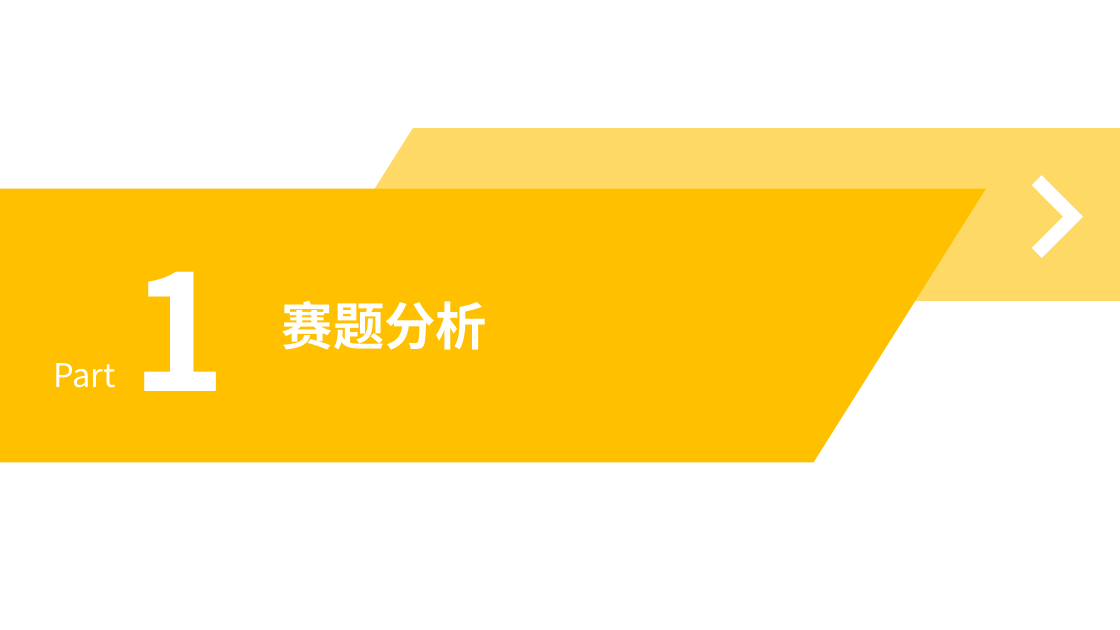
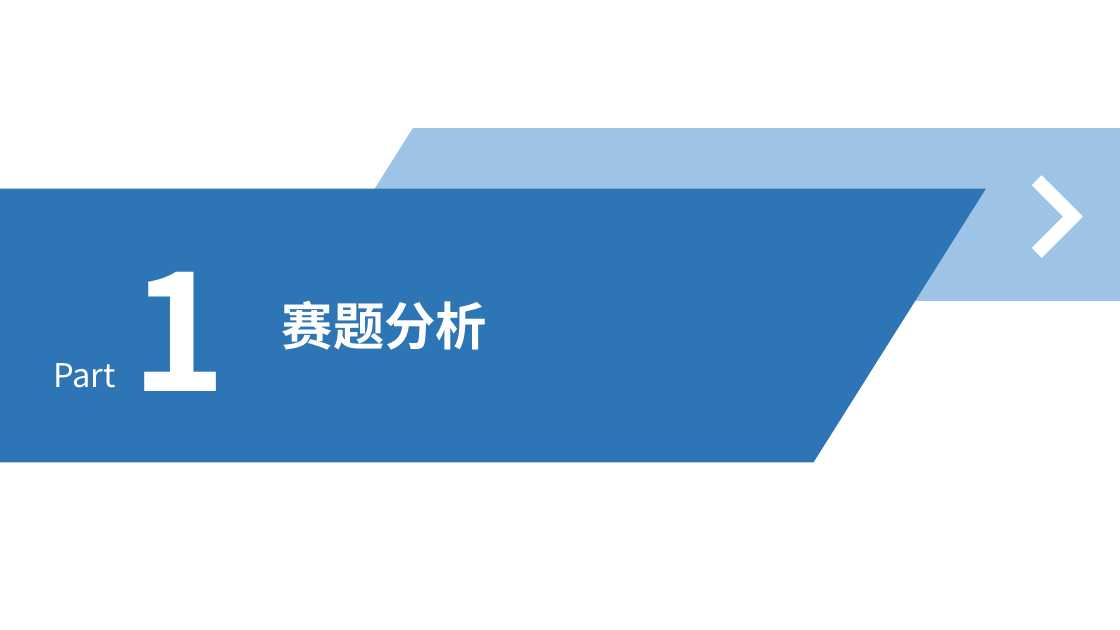
Before and after one commit to lvniqi/tianchi_power, a slide deck: slide 2 of presentation.pptx. Drawn at 1120x630 pixels with LibreOffice and Linux fonts; fonts in the diff are those of the drawing. Boxes give left, top, right and bottom in pixels: in the first picture for what was removed or moved away, otherwise in the second. Text is boxed around its words. In the diff, an @@ line names an element or a change of style, - is before the commit and + after.

```diff
--- a/presentation.pptx
+++ b/presentation.pptx
@@ freeform shape at [304,129,1120,302]: fill #FFD966 to #9DC3E6 @@
@@ freeform shape at [0,188,986,462]: fill #FFC000 to #2E75B6 @@
```
Also in this commit, not shown: 27 other slides changed.
